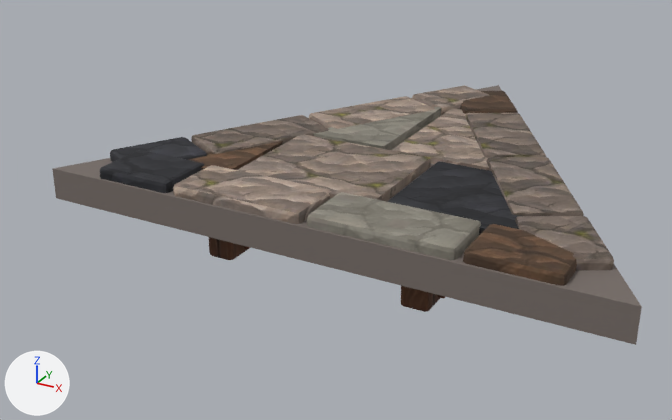
The glTF model assets/models/build/floor_triangle__cut_stone.glb: old version first, new version second.
Both versions are drawn from a 50 mm camera at (1.32, -2.75, 1.39) aimed at (-0.24, 0.08, -0.03). The axes (+X, +Y, +Z) are drawn at lower left. The lights are the same throughout. The older version comes first. Vertices at exactly the same position are counted once.

The older version as bpy lines, for what is in view:
```python
me_cube_021 = bpy.data.meshes.new('Cube.021')
me_cube_021.from_pydata(...)  # 1268 vertices, 2440 faces; spans x -1.0..1.0, y -0.58..1.15, z 0.0..0.26
me_cube_021.materials.append(mat_basalt_a)  # picture img_basalt_a
me_cube_021.materials.append(mat_wood_dark)  # picture img_wood_dark
me_cube_021.materials.append(mat_copper_b)  # picture img_copper_b
me_cube_021.materials.append(mat_charcoal__0_50)  # grey #766c67
me_cube_021.materials.append(mat_limestone_b)  # picture img_limestone_b
me_cube_021.materials.append(mat_stone_c)  # picture img_stone_c
me_cube_021.materials.append(mat_brownrock_a)  # picture img_brownrock_a
me_cube_021.materials.append(mat_stone_a)  # picture img_stone_a
me_cube_021.materials.append(mat_basalt_b)  # picture img_basalt_b
me_cube_021.materials.append(mat_stone_b)  # picture img_stone_b
me_cube_021.materials.append(mat_brownrock_b)  # picture img_brownrock_b
ob_model = bpy.data.objects.new('model', me_cube_021)
ob_model.location = (0.0, 0.0, 0.0)
```
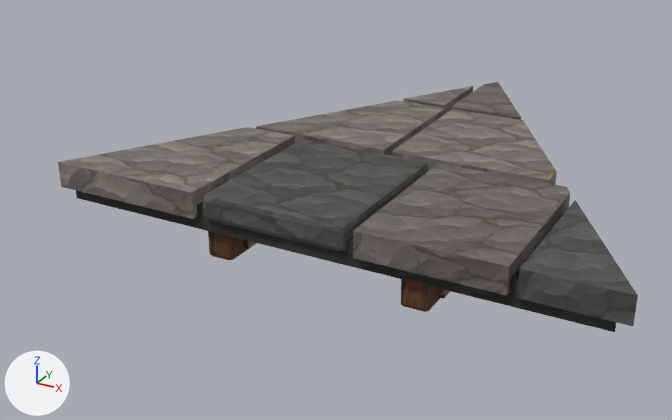
Edits to the bpy script that builds the scene:
```text
Change me_cube_021:
    remove me_cube_021.from_pydata(...)  # 1268 vertices, 2440 faces; spans x -1.0..1.0, y -0.58..1.15, z 0.0..0.26
    remove me_cube_021.materials.append(mat_basalt_a)  # picture img_basalt_a
    add me_cube_021.from_pydata(...)  # 672 vertices, 1284 faces; spans x -0.98..0.98, y -0.56..1.14, z 0.0..0.25
    me_cube_021 part 1: the loose piece of 6 vertices spanning x -0.38..-0.05, y 0.1..0.66, z 0.11..0.25 is scaled about its middle by (0.578, 0.578, 0.631), then moved by (0.05, 0.48, 0.02), in mat_greystone_c (picture img_greystone_c)
    me_cube_021 part 2: the loose piece of 56 vertices spanning x -0.48..-0.06, y 0.19..0.7, z 0.11..0.26 is rebuilt with 8 vertices and now spans x -0.6..-0.05, y 0.1..0.67, z 0.15..0.24, in mat_greystone_c (picture img_greystone_c)
    me_cube_021 part 3: the loose piece of 56 vertices spanning x 0.06..0.48, y 0.19..0.7, z 0.11..0.26 is rebuilt with 10 vertices and now spans x -0.02..0.55, y 0.1..0.67, z 0.15..0.24, in mat_greystone_c (picture img_greystone_c)
    me_cube_021 part 4: the loose piece of 10 vertices spanning x 0.17..0.64, y -0.38..0.07, z 0.11..0.25 is rebuilt with 10 vertices and now spans x 0.17..0.64, y -0.56..0.07, z 0.15..0.24, in mat_greystone_a (picture img_greystone_a)
    me_cube_021 part 5: the loose piece of 8 vertices spanning x -0.38..0.14, y -0.38..0.07, z 0.11..0.26 is rebuilt with 56 vertices and now spans x -0.38..0.14, y -0.56..0.07, z 0.15..0.25, in mat_greystone_b (picture img_greystone_b)
    me_cube_021 part 6: the loose piece of 6 vertices spanning x -1.0..1.0, y -0.58..1.15, z 0.11..0.22 is rebuilt with 6 vertices and now spans x -0.94..0.94, y -0.54..1.08, z 0.11..0.19, in mat_greystone_dark (picture img_greystone_dark)
    me_cube_021 part 7: 11 loose pieces with 518 vertices, spanning x -0.89..0.89, y -0.57..0.97, z 0.11..0.26, are deleted
    me_cube_021 part 8: 56 vertices removed from x -0.73..-0.31, y -0.24..0.27, z 0.11..0.26; 18 vertices added at x -0.98..0.26, y -0.56..1.14, z 0.15..0.24
    me_cube_021 part 9: 6 vertices added at x 0.67..0.98, y -0.56..-0.03, z 0.15..0.24
    me_cube_021 part 10: 625 kept faces spanning x -0.42..0.42, y -0.52..0.45, z 0.0..0.14 get new texture (UV) coordinates
    remove me_cube_021.materials.append(mat_charcoal__0_50)  # grey #766c67
    remove me_cube_021.materials.append(mat_limestone_b)  # picture img_limestone_b
    remove me_cube_021.materials.append(mat_stone_c)  # picture img_stone_c
    remove me_cube_021.materials.append(mat_brownrock_a)  # picture img_brownrock_a
    remove me_cube_021.materials.append(mat_stone_a)  # picture img_stone_a
    remove me_cube_021.materials.append(mat_basalt_b)  # picture img_basalt_b
    remove me_cube_021.materials.append(mat_stone_b)  # picture img_stone_b
    remove me_cube_021.materials.append(mat_brownrock_b)  # picture img_brownrock_b
    add me_cube_021.materials.append(mat_greystone_b)  # picture img_greystone_b
    add me_cube_021.materials.append(mat_greystone_dark)  # picture img_greystone_dark
    add me_cube_021.materials.append(mat_greystone_c)  # picture img_greystone_c
    add me_cube_021.materials.append(mat_greystone_a)  # picture img_greystone_a
```

Where the change shows, as pixel boxes [x1, y1, x2, y2] in the pictures (672 x 420 px; the box of a moved part takes in the faces that stretch with it):
'model', reshaped: before [52, 85, 642, 345]; after [58, 82, 638, 332]
part 1 of me_cube_021, moved or reshaped: before [313, 107, 441, 150]; after [403, 86, 473, 114]
part 2 of me_cube_021, rebuilt: before [309, 96, 435, 129]; after [256, 101, 445, 156]
part 3 of me_cube_021, rebuilt: before [465, 113, 546, 158]; after [392, 109, 557, 185]
part 4 of me_cube_021, rebuilt: before [388, 161, 522, 235]; after [353, 163, 570, 296]
part 5 of me_cube_021, rebuilt: before [238, 135, 431, 201]; after [203, 140, 428, 251]
part 6 of me_cube_021, rebuilt: before [52, 85, 642, 345]; after [76, 190, 616, 332]
part 7 of me_cube_021, deleted: before [100, 85, 614, 286]
part 8 of me_cube_021, cut back: before [191, 115, 329, 154]; after [58, 82, 521, 219]
part 9 of me_cube_021, added: after [517, 200, 638, 326]
part 10 of me_cube_021, surface changed: [209, 237, 445, 311] in both
